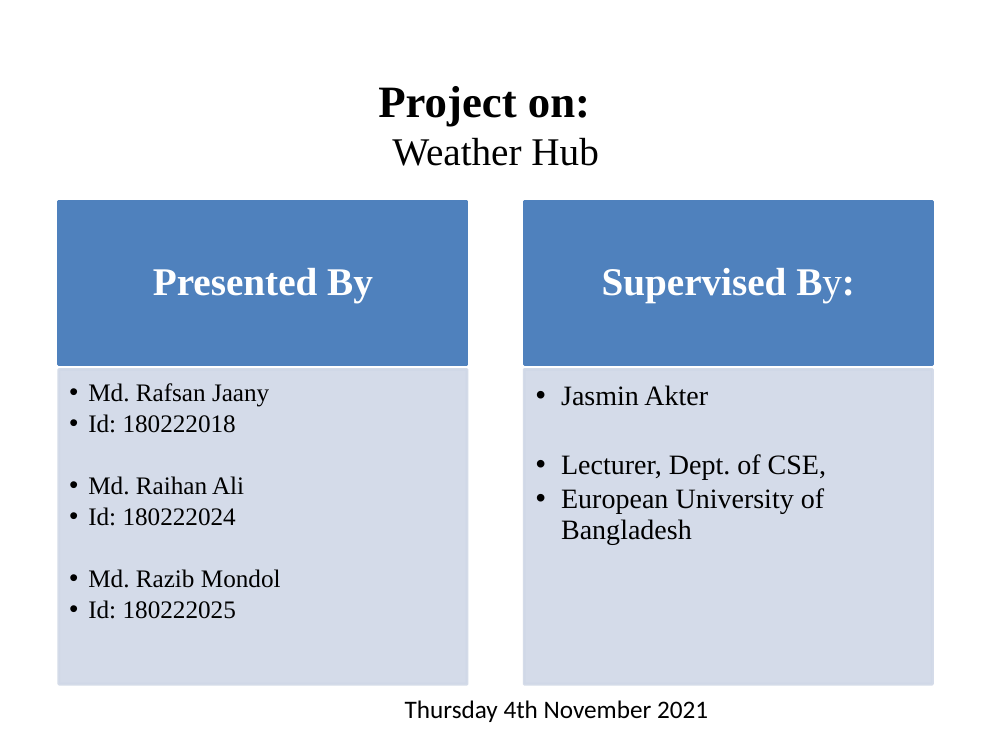
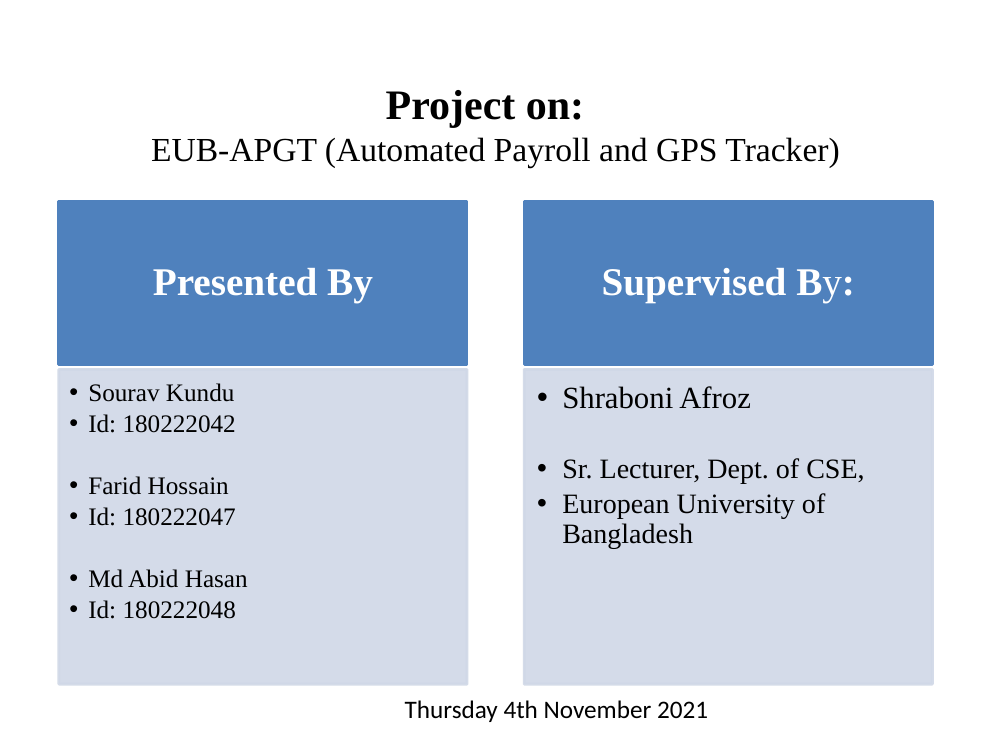
Before and after one commit to RedwanSharafatKabir/Track_Me, a slide deck: slide 1 of Track_Me Documents/EUB-APGT.pptx. Drawn at 1008x756 pixels with LibreOffice and Linux fonts; fonts in the diff are those of the drawing. Boxes give left, top, right and bottom in pixels: in the first picture for what was removed or moved away, otherwise in the second. Text is boxed around its words. In the diff, an @@ line names an element or a change of style, - is before the commit and + after.

```diff
--- a/Track_Me Documents/EUB-APGT.pptx
+++ b/Track_Me Documents/EUB-APGT.pptx
@@ title at (151, 90, 839, 168): text changed; size 32 to 24 pt; bold off @@
-Project on:
-Weather Hub
+Project on:
+EUB-APGT (Automated Payroll and GPS Tracker)
@@ text at (88, 383, 248, 619): text changed @@
-  • Md. Rafsan Jaany
-  • Id: 180222018
-  • Md. Raihan Ali
-  • Id: 180222024
-  • Md. Razib Mondol
-  • Id: 180222025
+  • Sourav Kundu
+  • Id: 180222042
+  • Farid Hossain
+  • Id: 180222047
+  • Md Abid Hasan
+  • Id: 180222048
@@ text at (562, 386, 864, 484): text changed @@
-  • Jasmin Akter
-  • Lecturer, Dept. of CSE,
+  • Shraboni Afroz
+  • Sr. Lecturer, Dept. of CSE,
```
Also in this commit, not shown: 7 other slides changed, 3 slides added, 3 slides removed, 5 other files.
